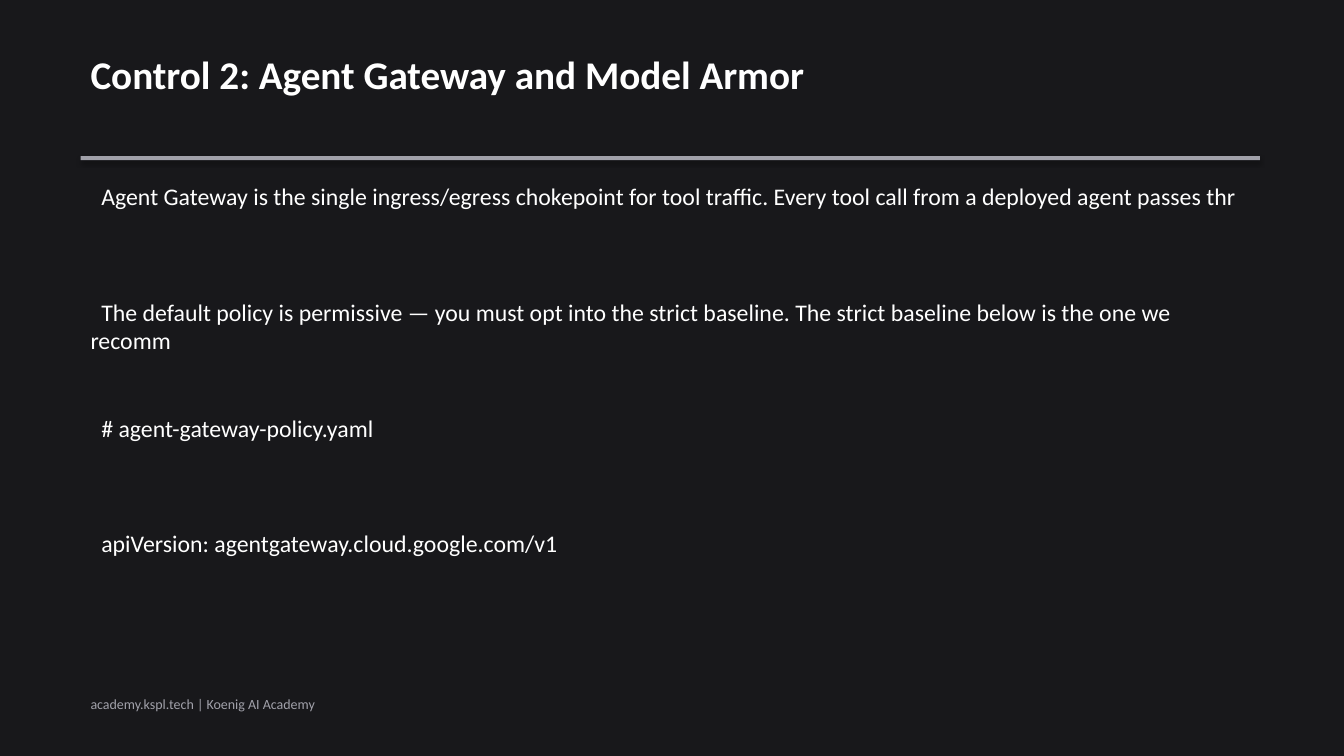
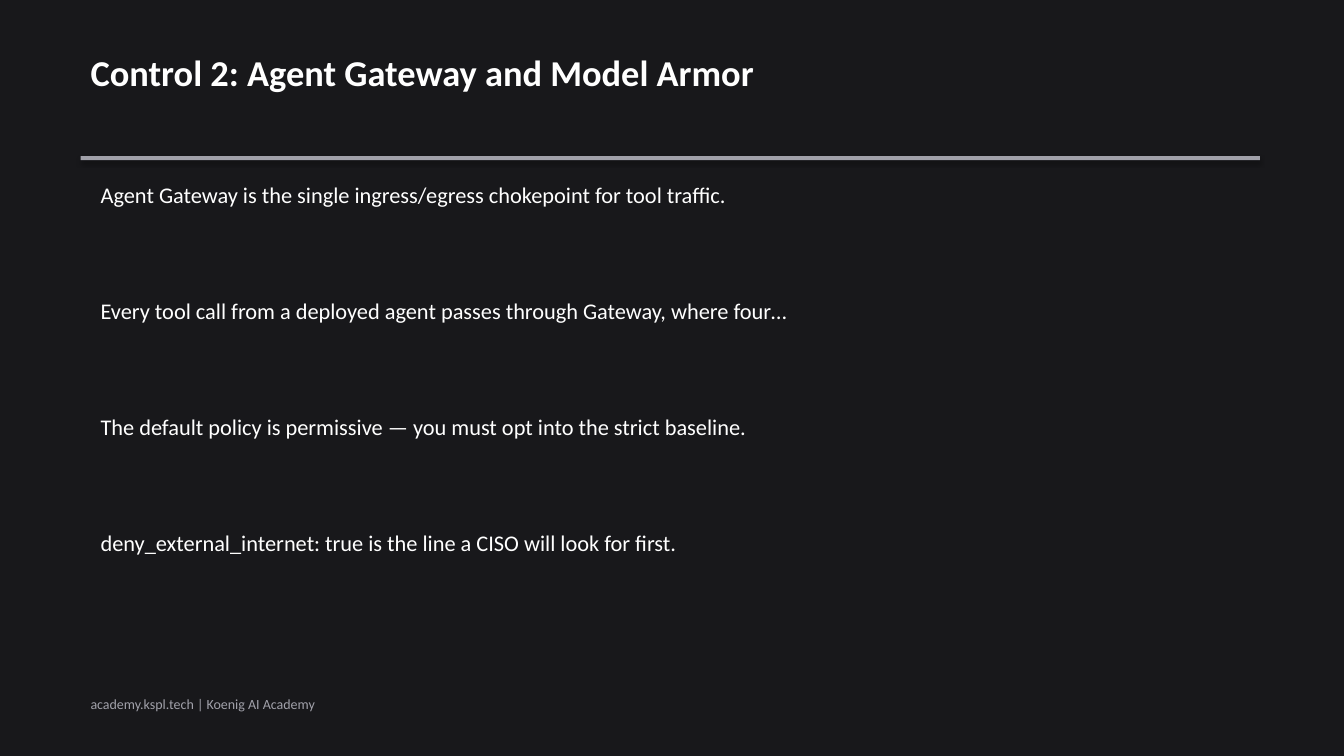
Before and after one commit to Koenig-Solutions-Private-Limited/koenig-ai-org, a slide deck: slide 6 of vault/courses/gemini-enterprise-agents/ch05-slides.pptx (slide 5 before the commit). Drawn at 1344x756 pixels with LibreOffice and Linux fonts; fonts in the diff are those of the drawing. Boxes give left, top, right and bottom in pixels: in the first picture for what was removed or moved away, otherwise in the second. Text is boxed around its words. In the diff, an @@ line names an element or a change of style, - is before the commit and + after.

```diff
--- a/vault/courses/gemini-enterprise-agents/ch05-slides.pptx
+++ b/vault/courses/gemini-enterprise-agents/ch05-slides.pptx
@@ text "Control 2: Agent Gateway and ..." at box(91, 60, 754, 92): size 28 to 26 pt @@
@@ text at box(101, 187, 725, 207): text changed; size 17 to 16 pt @@
-Agent Gateway is the single ingress/egress chokepoint for tool traffic. Every tool call from a deployed agent passes thr
+Agent Gateway is the single ingress/egress chokepoint for tool traffic.
@@ text at box(101, 303, 787, 323): text changed; size 17 to 16 pt @@
-The default policy is permissive — you must opt into the strict baseline. The strict baseline below is the one we recomm
+Every tool call from a deployed agent passes through Gateway, where four…
@@ text at box(101, 419, 746, 439): text changed; size 17 to 16 pt @@
-# agent-gateway-policy.yaml
+The default policy is permissive — you must opt into the strict baseline.
@@ text at box(101, 535, 676, 555): text changed; size 17 to 16 pt @@
-apiVersion: agentgateway.cloud.google.com/v1
+deny_external_internet: true is the line a CISO will look for first.
```
Also in this commit, not shown: 4 other slides changed, 2 slides added, 2 slides removed, 2 other files.
